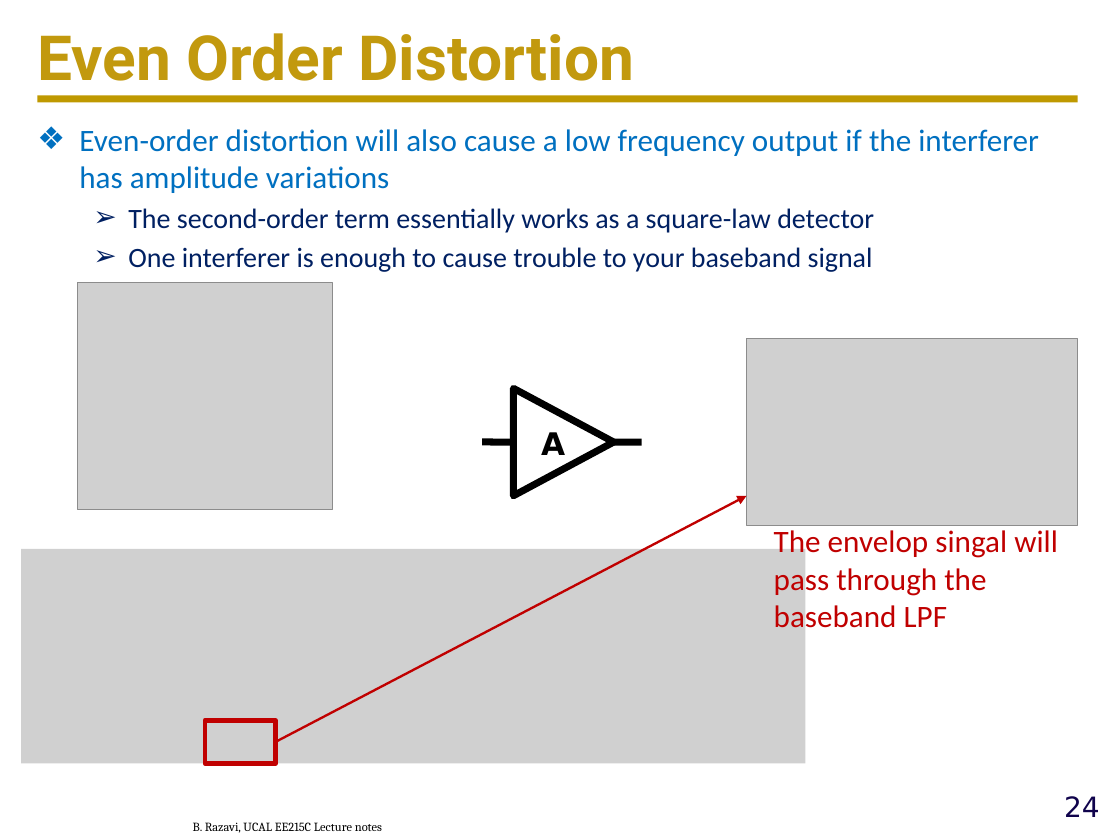
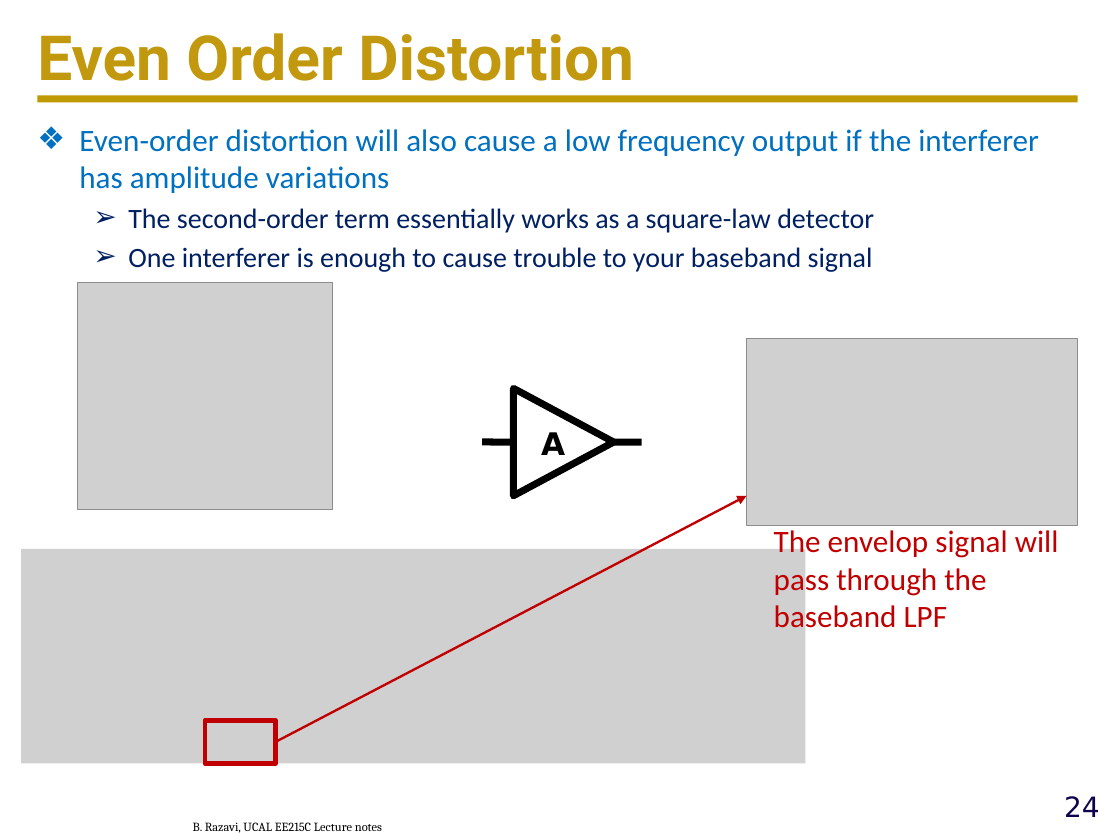
Before and after one commit to ucdart/UCD-EEC134, a slide deck: slide 24 of lectures/lec9/Lec9a-Superhet-DirectConv.pptx. Drawn at 1120x840 pixels with LibreOffice and Linux fonts; fonts in the diff are those of the drawing; grey boxes stand for pictures; background and template pictures are left out. Boxes give left, top, right and bottom in pixels: in the first picture for what was removed or moved away, otherwise in the second. Text is boxed around its words. In the diff, an @@ line names an element or a change of style, - is before the commit and + after.

```diff
--- a/lectures/lec9/Lec9a-Superhet-DirectConv.pptx
+++ b/lectures/lec9/Lec9a-Superhet-DirectConv.pptx
@@ text at (x1=774, y1=530, x2=1059, y2=635): text changed @@
-The envelop singal will pass through the baseband LPF
+The envelop signal will pass through the baseband LPF
```
Also in this commit, not shown: 1 other slide changed, 1 other file.
